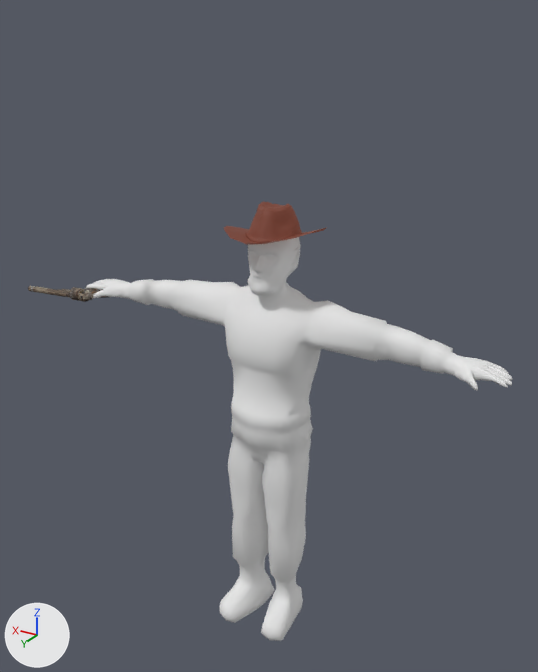
What one commit did to the FBX model models/characters/enemy1.fbx.
The view is the same before and after, from a 50 mm camera at (-0.111, 0.187, 0.199) aimed at (-0.003, 0.007, 0.109). The axes (+X, +Y, +Z) are drawn at lower left. The lights are the same throughout. Where no turn or scale is listed for an object, it has been applied to the vertices.

Objects in the first picture: 'lumberJack'.
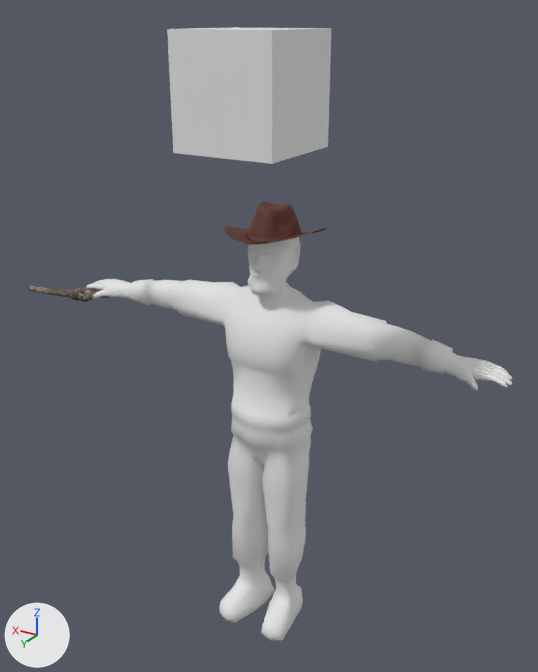
Edits to the bpy script that builds the scene:
```text
Change mat_initialshadinggroup:
    remove mat_initialshadinggroup.emission_color = (0.107, 0.027, 0.015)  # brown #5c2e21
    remove mat_initialshadinggroup.emission_strength = 0.76
Add me_cube_005:
    me_cube_005.from_pydata(...)  # a box spanning x -0.0119..0.0119, y -0.0119..0.0119, z -0.0119..0.0119
Add ob_ozelcube:
    ob_ozelcube = bpy.data.objects.new('ozelcube', me_cube_005)
    ob_ozelcube.location = (-0.0246, 0.0498, 0.1845)
```

Boxes (x1, y1, x2, y2) around the edits, measured in the pictures (538 x 672 px):
'lumberJack', recoloured, surface changed: (224, 201, 497, 391) in both
'ozelcube', added: after (167, 27, 332, 164)
